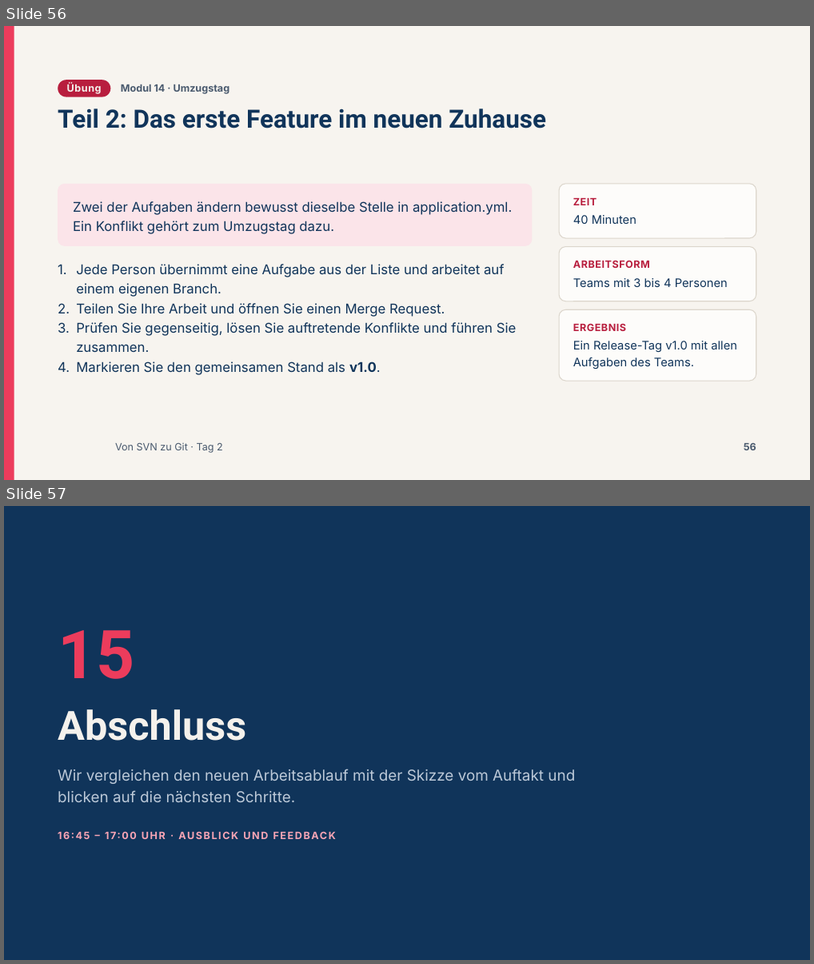
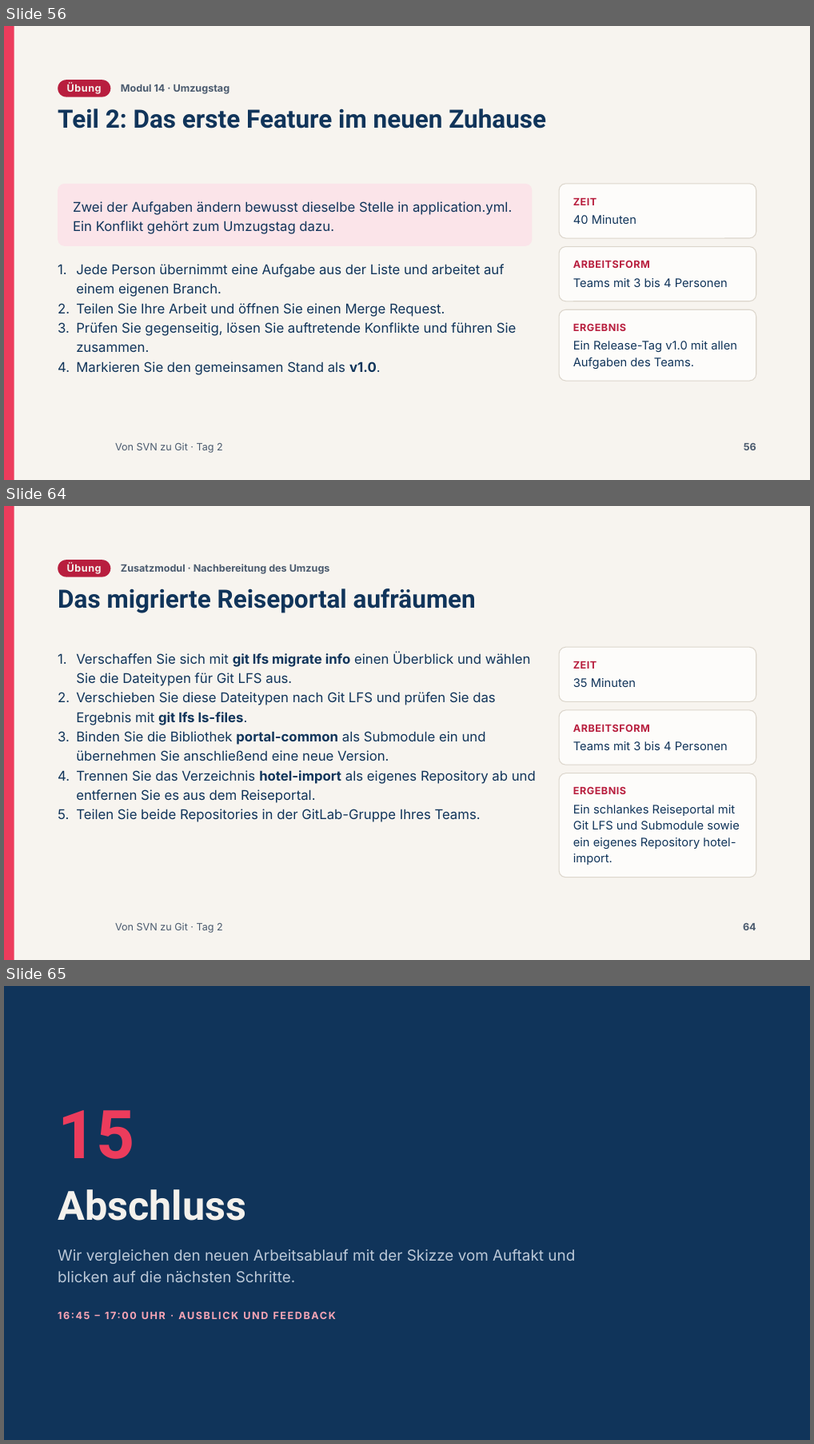
Before and after one commit to AndreasSchoenfeldUser/Von-SVN-zu-Git-Workshop, a slide deck: slides/pptx/tag2.pptx. Shown one above the other, each under a label of ours: slides 56 and 57 before the commit, slides 56, 64 and 65 after it; the slides between them are not shown. The pictures are 814x964 and 814x1444 pixels, drawn with LibreOffice and Linux fonts; fonts in the diff are those of the drawing; background and template pictures are left out. Boxes give left, top, right and bottom in pixels: in the first picture for what was removed or moved away, otherwise in the second. Text is boxed around its words. In the diff, an @@ line names an element or a change of style, - is before the commit and + after.

```diff
--- a/slides/pptx/tag2.pptx
+++ b/slides/pptx/tag2.pptx
@@ slide 64 added at <box>4,506,810,960</box>, background #F7F4EF; not listed: 1 template element that a slide beside it also shows @@
@@ rectangle added at <box>4,506,14,960</box>, fill #EC3C5C @@
@@ rounded rectangle added at <box>58,560,111,576</box>, fill #B81E3E @@
@@ text added at <box>67,564,102,574</box>, 12 pt, text #F4F1EC, bold @@
+Übung
@@ text added at <box>121,564,330,574</box>, 12 pt, text #4A5A6E, bold @@
+Zusatzmodul · Nachbereitung des Umzugs
@@ title added at <box>58,588,476,613</box>, 30 pt, text #10345A, bold @@
+Das migrierte Reiseportal aufräumen
@@ rounded rectangle added at <box>559,647,757,701</box>, fill #FDFCFA, outline #DCD6CC 1 pt @@
@@ text added at <box>76,652,536,822</box>, 16 pt, text #10345A @@
+1. Verschaffen Sie sich mit git lfs migrate info einen Überblick und wählen Sie die Dateitypen für Git LFS aus.
+2. Verschieben Sie diese Dateitypen nach Git LFS und prüfen Sie das Ergebnis mit git lfs ls-files.
+3. Binden Sie die Bibliothek portal-common als Submodule ein und übernehmen Sie anschließend eine neue Version.
+4. Trennen Sie das Verzeichnis hotel-import als eigenes Repository ab und entfernen Sie es aus dem Reiseportal.
+5. Teilen Sie beide Repositories in der GitLab-Gruppe Ihres Teams.
@@ text added at <box>574,661,598,668</box>, 12 pt, text #B81E3E, bold @@
+ZEIT
@@ text added at <box>574,678,636,687</box>, 14 pt, text #10345A @@
+35 Minuten
@@ rounded rectangle added at <box>559,710,757,764</box>, fill #FDFCFA, outline #DCD6CC 1 pt @@
@@ text added at <box>574,724,650,732</box>, 12 pt, text #B81E3E, bold @@
+ARBEITSFORM
@@ text added at <box>574,741,728,750</box>, 14 pt, text #10345A @@
+Teams mit 3 bis 4 Personen
@@ rounded rectangle added at <box>559,772,757,877</box>, fill #FDFCFA, outline #DCD6CC 1 pt @@
@@ text added at <box>574,787,626,794</box>, 12 pt, text #B81E3E, bold @@
+ERGEBNIS
@@ text added at <box>574,804,740,864</box>, 14 pt, text #10345A @@
+Ein schlankes Reiseportal mit Git LFS und Submodule sowie ein eigenes Repository hotel-import.
@@ page number added at <box>743,923,757,930</box>, 12 pt, text #4A5A6E, bold @@
+64
@@ what was slide 57 is now slide 65 @@
```
Also in this commit, not shown: 7 other slides added, 26 other files.
